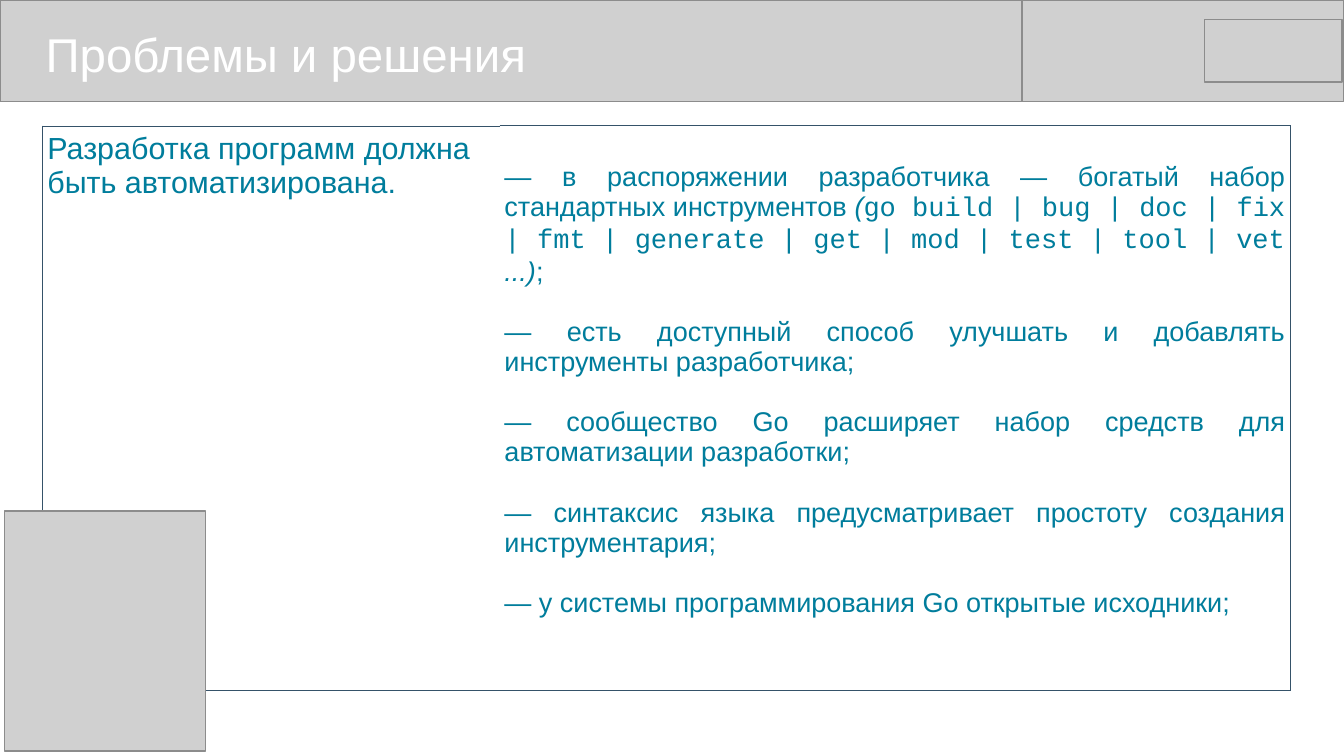
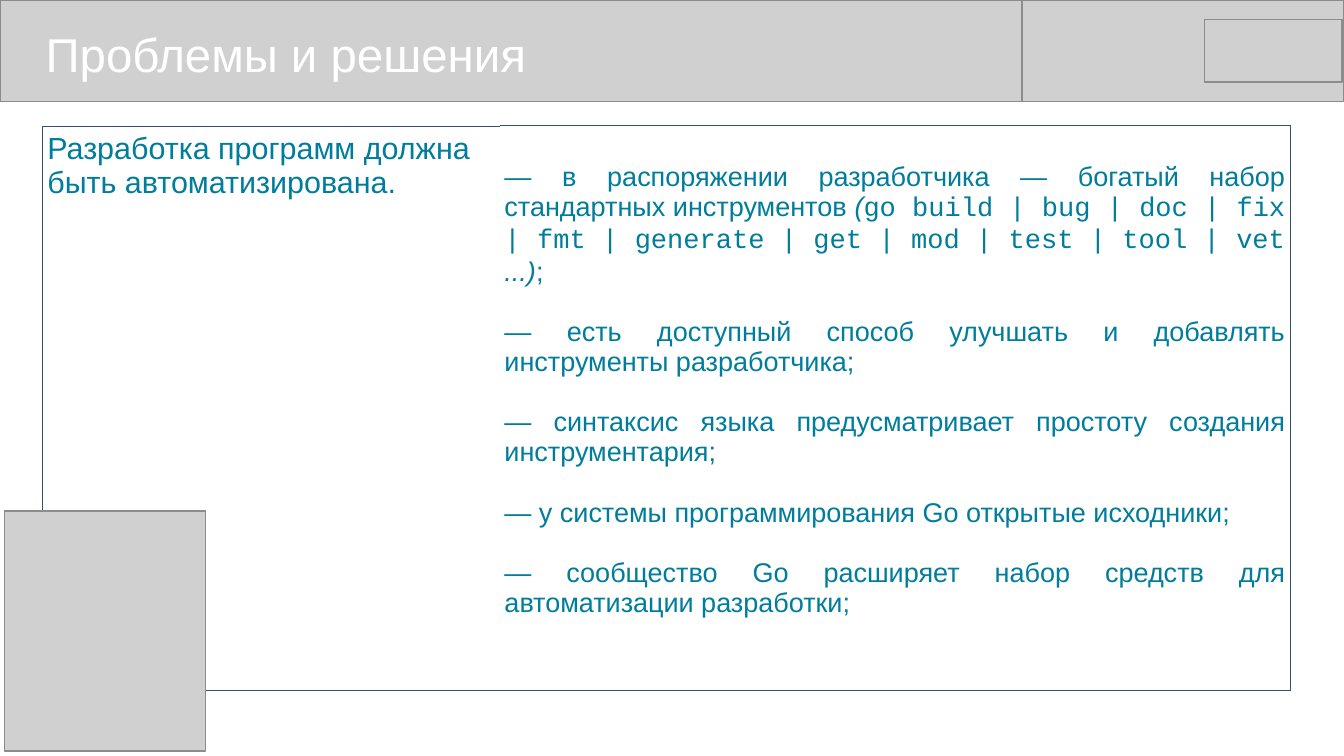
Before and after one commit to mike-shock/Go_language, a slide deck: slide 16 of view/Go_View.odp. Drawn at 1344x756 pixels with LibreOffice and Linux fonts; fonts in the diff are those of the drawing; grey boxes stand for pictures. Boxes give left, top, right and bottom in pixels: in the first picture for what was removed or moved away, otherwise in the second. Text is boxed around its words. In the diff, an @@ line names an element or a change of style, - is before the commit and + after.

```diff
--- a/view/Go_View.odp
+++ b/view/Go_View.odp
@@ table at (43,126,1292,651) @@
-row 1, column 2: — в распоряжении разработчика — богатый набор стандартных инструментов (go build | bug | doc | fix | fmt | generate | get | mod | test | tool | vet ...); / — есть доступный способ улучшать и добавлять инструменты разработчика; / — сообщество Go расширяет набор средств для автоматизации разработки; / — синтаксис языка предусматривает простоту создания инструментария; / — у системы программирования Go открытые исходники;
+row 1, column 2: — в распоряжении разработчика — богатый набор стандартных инструментов (go build | bug | doc | fix | fmt | generate | get | mod | test | tool | vet ...); / — есть доступный способ улучшать и добавлять инструменты разработчика; / — синтаксис языка предусматривает простоту создания инструментария; / — у системы программирования Go открытые исходники; / — сообщество Go расширяет набор средств для автоматизации разработки;
```
Also in this commit, not shown: 2 other files.
